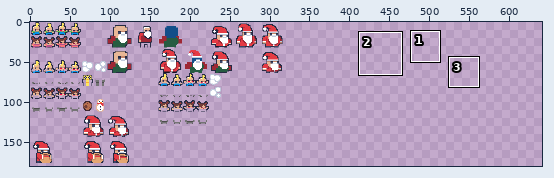
One commit to this pixel-art file: Aseprite/wip.aseprite. The picture above shows the old version from afar; the outline marks the close-up.
Close-up. Old version:
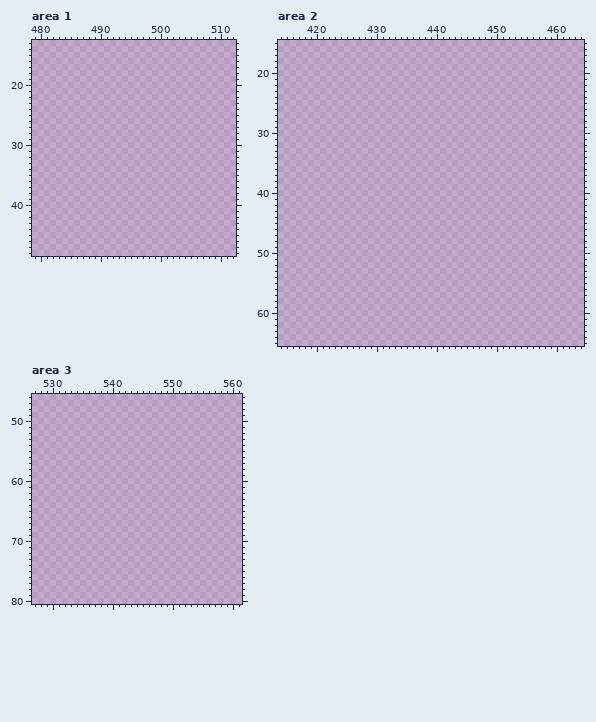
800x800 pixels, 1 frame. Shown: area 1: x 479..512, y 13..48; area 2: x 414..464, y 15..65; area 3: x 527..561, y 46..80. The wide view leaves out empty margins. The commit also changed other parts of the picture, which this record leaves out.
Visible layers, top first: "Layer 3", "Layer 2", "Layer 1".
Palette (. is transparent): 
Pixels before, area 2 (only the part around the change), first column x 414:
15 ...................................................
16 ...................................................
17 ...................................................
18 ...................................................
19 ...................................................
20 ...................................................
21 ...................................................
22 ...................................................
23 ...................................................
24 ...................................................
25 ...................................................
26 ...................................................
27 ...................................................
28 ...................................................
29 ...................................................
30 ...................................................
31 ...................................................
32 ...................................................
33 ...................................................
34 ...................................................
35 ...................................................
36 ...................................................
37 ...................................................
38 ...................................................
39 ...................................................
40 ...................................................
41 ...................................................
42 ...................................................
43 ...................................................
44 ...................................................
45 ...................................................
46 ...................................................
47 ...................................................
48 ...................................................
49 ...................................................
50 ...................................................
51 ...................................................
52 ...................................................
53 ...................................................
54 ...................................................
55 ...................................................
56 ...................................................
57 ...................................................
58 ...................................................
59 ...................................................
60 ...................................................
61 ...................................................
62 ...................................................
63 ...................................................
64 ...................................................
65 ...................................................
Once edited:
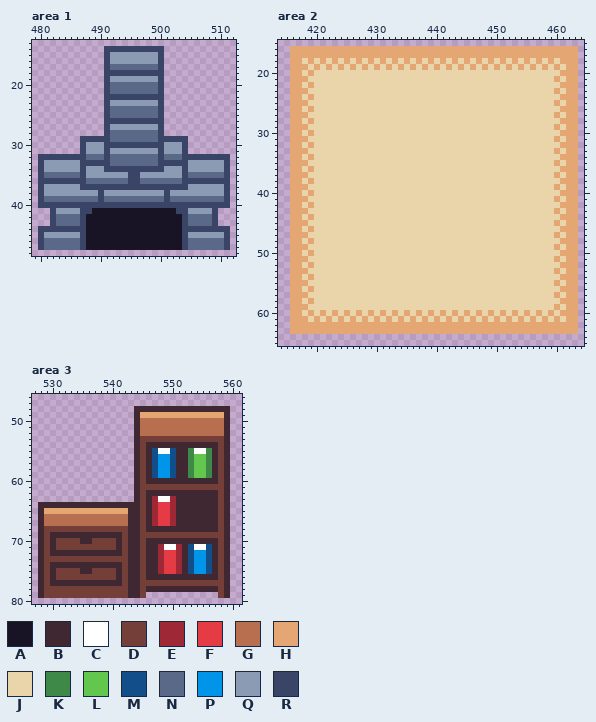
Colours new in this view: A #181425  B #3f2832  C #ffffff  D #743f39  E #9e2835  F #e43b44  G #b86f50  H #e4a672  J #ead4aa  K #3e8948  L #63c74d  M #124e89  N #5a6988  P #0095e9  Q #8b9bb4  R #3a4466
Diff:
Changed rows in their new state; - is an unchanged pixel.
Area 1, layer "Layer 1":
first column x 480:
14 -----------RRRRRRRRRR-----------
15 -----------RQQQQQQQQR-----------
16 -----------RQQQQQQQQR-----------
17 -----------RNNNNNNNNR-----------
18 -----------RRRRRRRRRR-----------
19 -----------RQQQQQQQQR-----------
20 -----------RNNNNNNNNR-----------
21 -----------RNNNNNNNNR-----------
22 -----------RRRRRRRRRR-----------
23 -----------RQQQQQQQQR-----------
24 -----------RNNNNNNNNR-----------
25 -----------RNNNNNNNNR-----------
26 -----------RRRRRRRRRR-----------
27 -----------RQQQQQQQQR-----------
28 -----------RNNNNNNNNR-----------
29 -------RRRRRNNNNNNNNRRRRR-------
30 -------RQQQRRRRRRRRRRQQQR-------
31 -------RQQQRQQQQQQQQRQQQR-------
32 RRRRRRRRNNNRNNNNNNNNRNNNRRRRRRRR
33 RQQQQQQRRRRRNNNNNNNNRRRRRQQQQQQR
34 RQQQQQQRQQQRRRRRRRRRRQQQRQQQQQQR
35 RNNNNNNRQQQQQQQRRQQQQQQQRNNNNNNR
36 RRRRRRRRNNNNNNNRRNNNNNNNRRRRRRRR
37 RQQQQQQRRRRRRRRRRRRRRRRRRQQQQQQR
38 RQQQQQQQQQRQQQQQQQQQQRQQQQQQQQQR
39 RNNNNNNNNNRNNNNNNNNNNRNNNNNNNNNR
40 RRRRRRRRRRRRRRRRRRRRRRRRRRRRRRRR
41 --RQQQQRRAAAAAAAAAAAAAARRQQQQR--
42 --RNNNNRAAAAAAAAAAAAAAAARNNNNR--
43 --RNNNNRAAAAAAAAAAAAAAAARNNNNR--
44 RRRRRRRRAAAAAAAAAAAAAAAARRRRRRRR
45 RQQQQQQRAAAAAAAAAAAAAAAARQQQQQQR
46 RNNNNNNRAAAAAAAAAAAAAAAARNNNNNNR
47 RNNNNNNRAAAAAAAAAAAAAAAARNNNNNNR
Area 2, layer "Layer 1":
first column x 416:
16 HHHHHHHHHHHHHHHHHHHHHHHHHHHHHHHHHHHHHHHHHHHHHHHH
17 HHHHHHHHHHHHHHHHHHHHHHHHHHHHHHHHHHHHHHHHHHHHHHHH
18 HHJHJHJHJHJHJHJHJHJHJHJHJHJHJHJHJHJHJHJHJHJHJHHH
19 HHHJHJHJHJHJHJHJHJHJHJHJHJHJHJHJHJHJHJHJHJHJHJHH
20 HHJHJJJJJJJJJJJJJJJJJJJJJJJJJJJJJJJJJJJJJJJJJHHH
21 HHHJJJJJJJJJJJJJJJJJJJJJJJJJJJJJJJJJJJJJJJJJHJHH
22 HHJHJJJJJJJJJJJJJJJJJJJJJJJJJJJJJJJJJJJJJJJJJHHH
23 HHHJJJJJJJJJJJJJJJJJJJJJJJJJJJJJJJJJJJJJJJJJHJHH
24 HHJHJJJJJJJJJJJJJJJJJJJJJJJJJJJJJJJJJJJJJJJJJHHH
25 HHHJJJJJJJJJJJJJJJJJJJJJJJJJJJJJJJJJJJJJJJJJHJHH
26 HHJHJJJJJJJJJJJJJJJJJJJJJJJJJJJJJJJJJJJJJJJJJHHH
27 HHHJJJJJJJJJJJJJJJJJJJJJJJJJJJJJJJJJJJJJJJJJHJHH
28 HHJHJJJJJJJJJJJJJJJJJJJJJJJJJJJJJJJJJJJJJJJJJHHH
29 HHHJJJJJJJJJJJJJJJJJJJJJJJJJJJJJJJJJJJJJJJJJHJHH
30 HHJHJJJJJJJJJJJJJJJJJJJJJJJJJJJJJJJJJJJJJJJJJHHH
31 HHHJJJJJJJJJJJJJJJJJJJJJJJJJJJJJJJJJJJJJJJJJHJHH
32 HHJHJJJJJJJJJJJJJJJJJJJJJJJJJJJJJJJJJJJJJJJJJHHH
33 HHHJJJJJJJJJJJJJJJJJJJJJJJJJJJJJJJJJJJJJJJJJHJHH
34 HHJHJJJJJJJJJJJJJJJJJJJJJJJJJJJJJJJJJJJJJJJJJHHH
35 HHHJJJJJJJJJJJJJJJJJJJJJJJJJJJJJJJJJJJJJJJJJHJHH
36 HHJHJJJJJJJJJJJJJJJJJJJJJJJJJJJJJJJJJJJJJJJJJHHH
37 HHHJJJJJJJJJJJJJJJJJJJJJJJJJJJJJJJJJJJJJJJJJHJHH
38 HHJHJJJJJJJJJJJJJJJJJJJJJJJJJJJJJJJJJJJJJJJJJHHH
39 HHHJJJJJJJJJJJJJJJJJJJJJJJJJJJJJJJJJJJJJJJJJHJHH
40 HHJHJJJJJJJJJJJJJJJJJJJJJJJJJJJJJJJJJJJJJJJJJHHH
41 HHHJJJJJJJJJJJJJJJJJJJJJJJJJJJJJJJJJJJJJJJJJHJHH
42 HHJHJJJJJJJJJJJJJJJJJJJJJJJJJJJJJJJJJJJJJJJJJHHH
43 HHHJJJJJJJJJJJJJJJJJJJJJJJJJJJJJJJJJJJJJJJJJHJHH
44 HHJHJJJJJJJJJJJJJJJJJJJJJJJJJJJJJJJJJJJJJJJJJHHH
45 HHHJJJJJJJJJJJJJJJJJJJJJJJJJJJJJJJJJJJJJJJJJHJHH
46 HHJHJJJJJJJJJJJJJJJJJJJJJJJJJJJJJJJJJJJJJJJJJHHH
47 HHHJJJJJJJJJJJJJJJJJJJJJJJJJJJJJJJJJJJJJJJJJHJHH
48 HHJHJJJJJJJJJJJJJJJJJJJJJJJJJJJJJJJJJJJJJJJJJHHH
49 HHHJJJJJJJJJJJJJJJJJJJJJJJJJJJJJJJJJJJJJJJJJHJHH
50 HHJHJJJJJJJJJJJJJJJJJJJJJJJJJJJJJJJJJJJJJJJJJHHH
51 HHHJJJJJJJJJJJJJJJJJJJJJJJJJJJJJJJJJJJJJJJJJHJHH
52 HHJHJJJJJJJJJJJJJJJJJJJJJJJJJJJJJJJJJJJJJJJJJHHH
53 HHHJJJJJJJJJJJJJJJJJJJJJJJJJJJJJJJJJJJJJJJJJHJHH
54 HHJHJJJJJJJJJJJJJJJJJJJJJJJJJJJJJJJJJJJJJJJJJHHH
55 HHHJJJJJJJJJJJJJJJJJJJJJJJJJJJJJJJJJJJJJJJJJHJHH
56 HHJHJJJJJJJJJJJJJJJJJJJJJJJJJJJJJJJJJJJJJJJJJHHH
57 HHHJJJJJJJJJJJJJJJJJJJJJJJJJJJJJJJJJJJJJJJJJHJHH
58 HHJHJJJJJJJJJJJJJJJJJJJJJJJJJJJJJJJJJJJJJJJJJHHH
59 HHHJJJJJJJJJJJJJJJJJJJJJJJJJJJJJJJJJJJJJJJJJHJHH
60 HHJHJHJHJHJHJHJHJHJHJHJHJHJHJHJHJHJHJHJHJHJHJHHH
61 HHHJHJHJHJHJHJHJHJHJHJHJHJHJHJHJHJHJHJHJHJHJHJHH
62 HHHHHHHHHHHHHHHHHHHHHHHHHHHHHHHHHHHHHHHHHHHHHHHH
63 HHHHHHHHHHHHHHHHHHHHHHHHHHHHHHHHHHHHHHHHHHHHHHHH
Area 3, layer "Layer 1":
first column x 528:
48 ----------------BBBBBBBBBBBBBBBB
49 ----------------BHHHHHHHHHHHHHHB
50 ----------------BGGGGGGGGGGGGGGB
51 ----------------BGGGGGGGGGGGGGGB
52 ----------------BGGGGGGGGGGGGGGB
53 ----------------BDDDDDDDDDDDDDDB
54 ----------------BDBBBBBBBBBBBBDB
55 ----------------BDBMCCMBBKCCKBDB
56 ----------------BDBMPPMBBKLLKBDB
57 ----------------BDBMPPMBBKLLKBDB
58 ----------------BDBMPPMBBKLLKBDB
59 ----------------BDBMPPMBBKLLKBDB
60 ----------------BDBBBBBBBBBBBBDB
61 ----------------BDDDDDDDDDDDDDDB
62 ----------------BDBBBBBBBBBBBBDB
63 ----------------BDBECCEBBBBBBBDB
64 BBBBBBBBBBBBBBBBBDBEFFEBBBBBBBDB
65 BHHHHHHHHHHHHHHBBDBEFFEBBBBBBBDB
66 BGGGGGGGGGGGGGGBBDBEFFEBBBBBBBDB
67 BGGGGGGGGGGGGGGBBDBEFFEBBBBBBBDB
68 BDDDDDDDDDDDDDDBBDBBBBBBBBBBBBDB
69 BDBBBBBBBBBBBBDBBDDDDDDDDDDDDDDB
70 BDBDDDDBBDDDDBDBBDBBBBBBBBBBBBDB
71 BDBDDDDDDDDDDBDBBDBBECCEBMCCMBDB
72 BDBBBBBBBBBBBBDBBDBBEFFEBMPPMBDB
73 BDDDDDDDDDDDDDDBBDBBEFFEBMPPMBDB
74 BDBBBBBBBBBBBBDBBDBBEFFEBMPPMBDB
75 BDBDDDDBBDDDDBDBBDBBEFFEBMPPMBDB
76 BDBDDDDDDDDDDBDBBDBBBBBBBBBBBBDB
77 BDBBBBBBBBBBBBDBBDDDDDDDDDDDDDDB
78 BDDDDDDDDDDDDDDBBDBBBBBBBBBBBBDB
79 BDDDDDDDDDDDDDDBBD------------DB
Pixel boxes of the changes (left, top, right, bottom) in both close-ups:
added: (38, 46, 230, 250)
added: (290, 46, 578, 334)
added: (38, 406, 230, 598)
